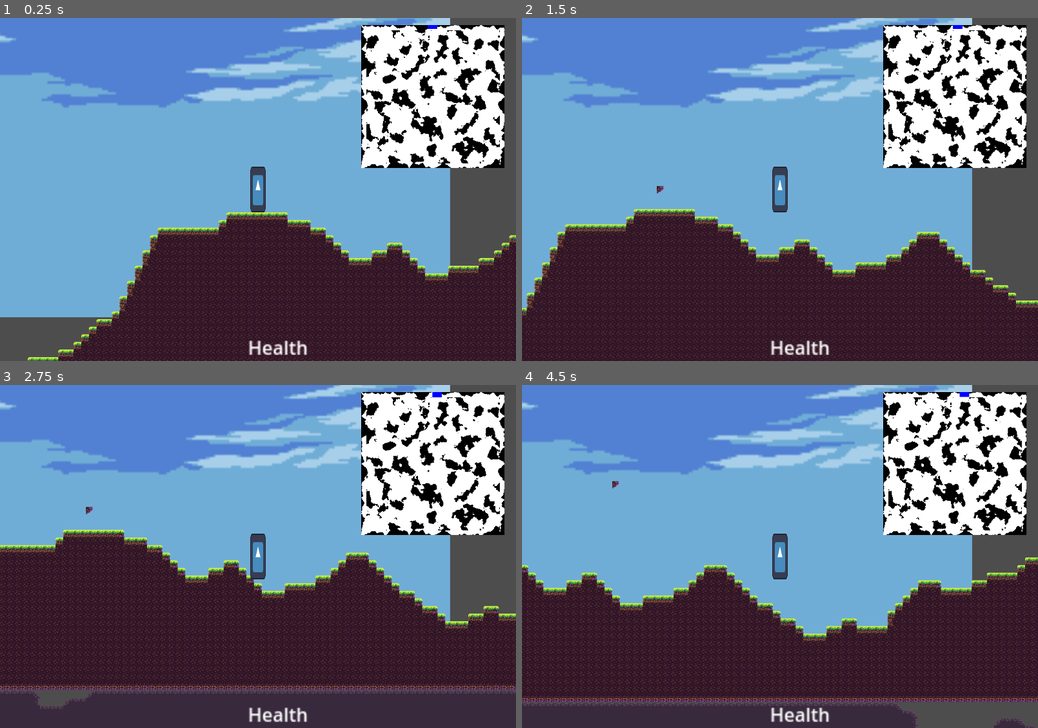
Above: before the commit, frames 1-4 (two rows, left to right).
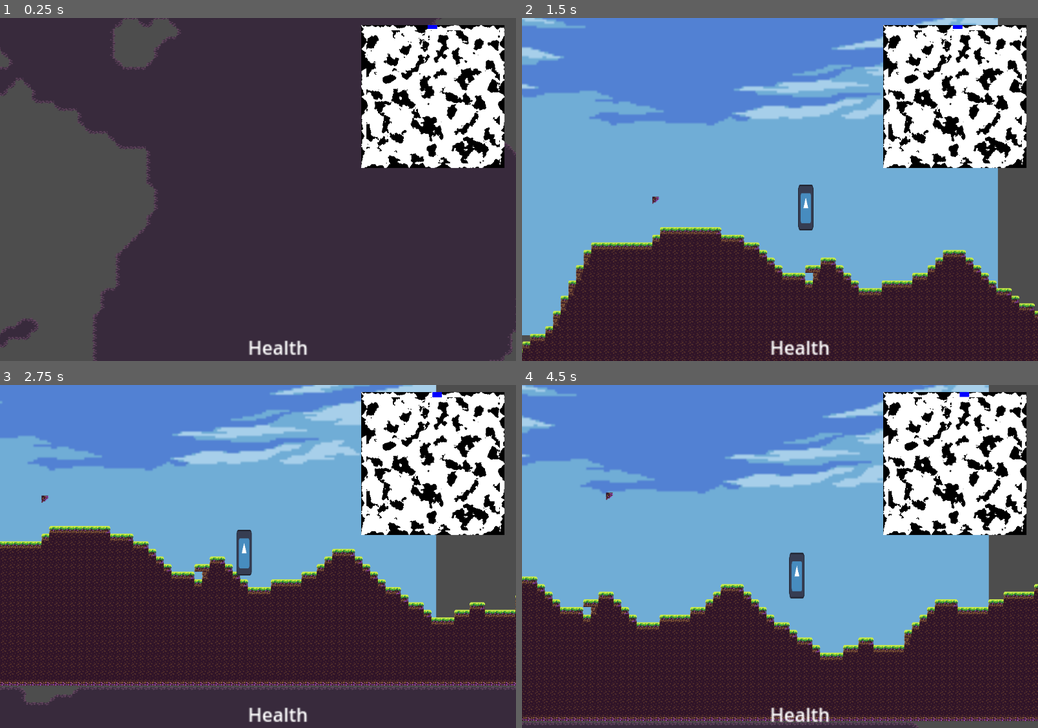
Above: after the commit, the same moments.

Repository: EamonnER/TerraWorlds
Game: Godot game, scene res://game.tscn
Two runs of this game, one before a commit and one after it. Both use one fixed random seed, a clock stepped at 60 frames per second and the inputs below. The engine's default icon, where the game draws it, is replaced by a stand-in: a white triangle on a blue panel in a dark square.
Inputs (mouse positions are in pixels of both pictures, inside the frame that each line leads up to):
- Up to frame 1 (0.25 s): no input
- Up to frame 2 (1.5 s): move the mouse to (893, 172) at 0.52 s; hold D (game_right) from 0.53 s (still down); click (893, 172) at 0.6 s; tap Space (game_jump) at 0.77 s; move the mouse to (676, 206) at 1.27 s; right-click (676, 206) at 1.35 s
- Up to frame 3 (2.75 s): tap Space (game_jump) at 1.52 s; move the mouse to (309, 481) at 2.02 s; release D (game_right) at 2.03 s; hold A (game_left) from 2.03 s (still down); click (309, 481) at 2.1 s
- Up to frame 4 (4.5 s): move the mouse to (754, 625) at 2.77 s; release A (game_left) at 2.78 s; hold D (game_right) 2.78-4.28 s; right-click (754, 625) at 2.85 s; tap Space (game_jump) at 3.02, 3.77 s; move the mouse to (934, 607) at 3.52 s; click (934, 607) at 3.6 s; move the mouse to (625, 505) at 4.27 s; hold A (game_left) from 4.28 s (still down); right-click (625, 505) at 4.35 s

The runs differ from the first frame. In frame 1, 61% of the frame differs, in the area x 0-100%, y 0-100%; in frame 2, 21%; in frame 3, 19%; in frame 4, 25%.

Commit message:
Made camera a child of the game

Diff:
--- a/game.tscn
+++ b/game.tscn
@@ -1,7 +1,8 @@
-[gd_scene load_steps=4 format=3 uid="uid://bmlkin1702tk0"]
+[gd_scene load_steps=5 format=3 uid="uid://bmlkin1702tk0"]
 
 [ext_resource type="Script" path="res://scripts/game.gd" id="1_1l5x6"]
 [ext_resource type="PackedScene" uid="uid://dcawu5ccdv1ty" path="res://player.tscn" id="3_s6re8"]
+[ext_resource type="Script" path="res://scripts/camera.gd" id="4_7nbgk"]
 [ext_resource type="PackedScene" uid="uid://ffx1hqubsivi" path="res://world.tscn" id="8_gxbsa"]
 
 [node name="Game" type="Node2D"]
@@ -9,4 +10,7 @@
 
 [node name="World" parent="." instance=ExtResource("8_gxbsa")]
 
-[node name="Player" parent="." instance=ExtResource("3_s6re8")]
+[node name="Player" parent="World" instance=ExtResource("3_s6re8")]
+
+[node name="Camera" type="Camera2D" parent="."]
+script = ExtResource("4_7nbgk")
--- a/player.tscn
+++ b/player.tscn
@@ -20,9 +20,6 @@
 [node name="Sprite" type="Sprite2D" parent="."]
 scale = Vector2(0.25, 0.75)
 texture = ExtResource("1_wpkrl")
-
-[node name="Camera" type="Camera2D" parent="."]
-ignore_rotation = false
 
 [node name="Control" type="Control" parent="."]
 layout_mode = 3
--- /dev/null
+++ b/scripts/camera.gd
@@ -0,0 +1,20 @@
+extends Camera2D
+
+@export var follow_speed: float = 5.0
+
+var player: CharacterBody2D = null
+
+func _ready():
+	make_current()
+
+func _process(delta):
+	if player:
+		global_position = global_position.lerp(player.global_position, follow_speed * delta)
+
+func set_target(new_player: CharacterBody2D):
+	if not new_player.is_multiplayer_authority():
+		queue_free()  # Destroy this camera if it's not for the local player
+		return
+
+	player = new_player
+	make_current()
--- a/scripts/game.gd
+++ b/scripts/game.gd
@@ -1,11 +1,17 @@
 extends Node2D
 
+@onready var player: Player = $World/Player
+@onready var world: World = $World
+@onready var camera = $Camera
 
 func _ready() -> void:
-	$World.generate_new_world()
+	world.generate_new_world()
 
-	$Player.position = $World.get_spawn_position()
-	$Player.update_rotation()
+	player.position = $World.get_spawn_position()
+	player.update_rotation()
 
-	$Player.get_node("CanvasLayer/HUD/Minimap").world_size = $World.WORLD_SIZE
-	$Player.get_node("CanvasLayer/HUD/Minimap").draw($World.foreground)
+	if player.is_multiplayer_authority():  # Only follow the local player
+		camera.set_target(player)
+
+	player.get_node("CanvasLayer/HUD/Minimap").world_size = world.WORLD_SIZE
+	player.get_node("CanvasLayer/HUD/Minimap").draw(world.foreground)
